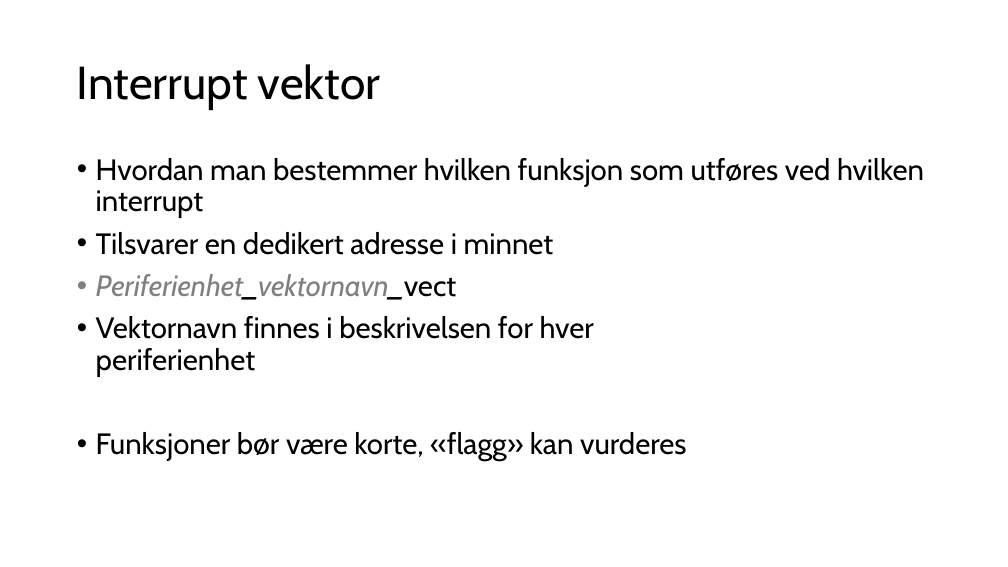
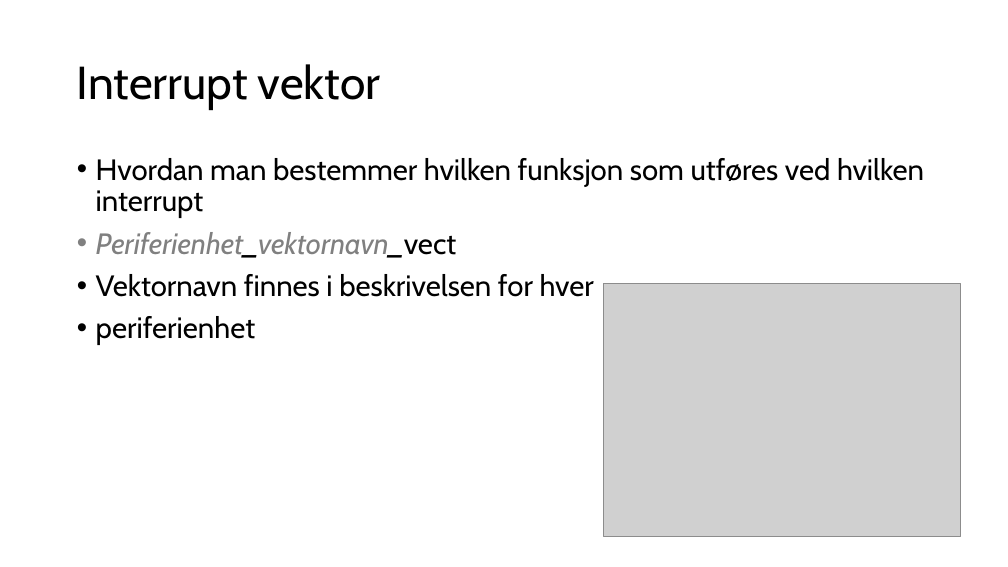
Before and after one commit to ElektraVerksted/AVR-kurs, a slide deck: slide 4 of Kursdag 2/Dag to.pptx. Drawn at 1008x567 pixels with LibreOffice and Linux fonts; fonts in the diff are those of the drawing; grey boxes stand for pictures. Boxes give left, top, right and bottom in pixels: in the first picture for what was removed or moved away, otherwise in the second. Text is boxed around its words. In the diff, an @@ line names an element or a change of style, - is before the commit and + after.

```diff
--- a/Kursdag 2/Dag to.pptx
+++ b/Kursdag 2/Dag to.pptx
@@ text at box(96, 232, 554, 255): paragraph removed @@
-• Tilsvarer en dedikert adresse i minnet
@@ text at box(96, 274, 594, 345): text changed @@
-• Vektornavn finnes i beskrivelsen for hver
-  periferienhet
-• Funksjoner bør være korte, «flagg» kan vurderes
+• Vektornavn finnes i beskrivelsen for hver
+• periferienhet
@@ picture added at box(603, 284, 960, 537) @@
```
Also in this commit, not shown: 6 other slides changed, 4 slides removed, 2 other files.
